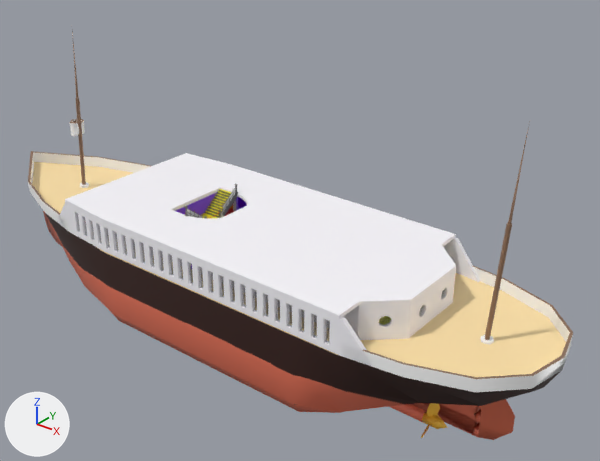
What one commit did to the FBX model Assets/GROUPFOLDER/Prefabs/Ship/P_Ship.fbx.
One viewpoint serves both versions: a 50 mm lens placed at (44.3, -48.0, 33.4), pointed at (3.8, 2.6, 2.0). Every picture has the same lights, and +X, +Y and +Z are marked at lower left. The first picture is the older version. Where no turn or scale is listed for an object, it has been applied to the vertices.

Before the edit, the objects in view are built like this:
```python
mat_maindeck = principled_material('MainDeck')
mat_maindeck.base_color = (1.0, 0.761, 0.392)  # beige #ffe2a8
me_cube_038 = bpy.data.meshes.new('Cube.038')
me_cube_038.from_pydata(...)  # 241 vertices, 192 faces; spans x -31.4..28.9, y -8.1..8.1, z -8.3..0.8
# faces by material slot: [172, 20]
me_cube_038.materials.append(mat_hull)  # picture img_hull_png
me_cube_038.materials.append(mat_maindeck)  # beige #ffe2a8
me_cube_042 = bpy.data.meshes.new('Cube.042')
me_cube_042.from_pydata(...)  # 64 vertices, 59 faces; spans x -31.4..28.9, y -8.1..8.1, z 0.0..1.9
me_cube_042.materials.append(mat_material_005)  # picture img_railing_png
me_cylinder_001 = bpy.data.meshes.new('Cylinder.001')
me_cylinder_001.from_pydata(...)  # 65 vertices, 66 faces; spans x -0.7..1.2, y -0.7..0.7, z -0.3..16.9
me_cylinder_001.materials.append(mat_material_006)  # picture img_mast1_png
ob_hull = bpy.data.objects.new('Hull', me_cube_038)
ob_hull.location = (0.0, 0.0, 0.0)
ob_mast1 = bpy.data.objects.new('Mast1', me_cylinder_001)
ob_mast1.location = (-22.59, 0.0, 0.2)
ob_railing = bpy.data.objects.new('Railing', me_cube_042)
ob_railing.location = (0.0, 0.0, 0.0)
# also in view: 'SuperstructureDeck2' at (1.7, 0.0, 3.1); 'Rudder' at (24.8, 0.0, -5.3); 'Staircase' at (-3.6, 0.0, 0.4); 'Windows' at (1.7, 0.0, 1.4); 'Mast2' at (23.5, 0.0, 8.4)
```
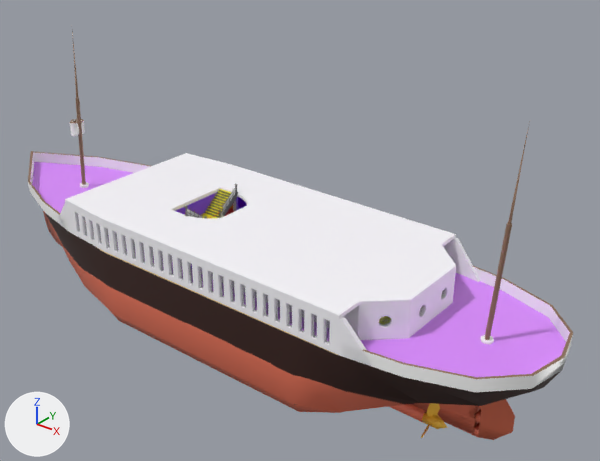
Edits to the scene script, one JSON object a line:
```json
{"op": "set", "path": "mat_maindeck.base_color", "old": "(1.0, 0.761, 0.392)", "new": "(0.709, 0.261, 1.0)", "note": "beige #ffe2a8 -> purple #db8cff"}
```

Changed parts and their boxes (x1, y1, x2, y2) in the pictures (600 x 461 px):
```json
{"object": "Hull", "change": "recoloured", "before": [32, 162, 566, 436], "after": [32, 162, 566, 436]}
```
